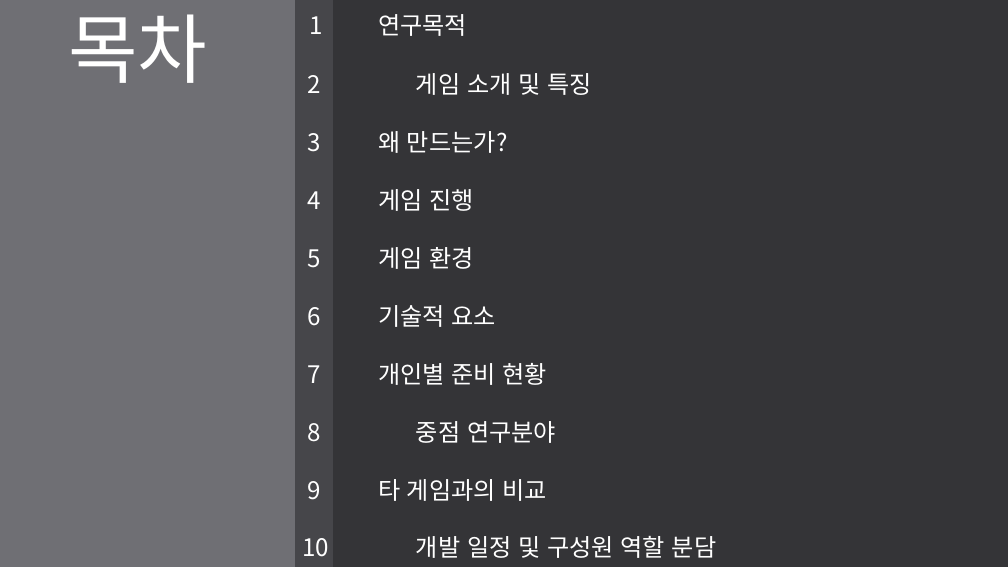
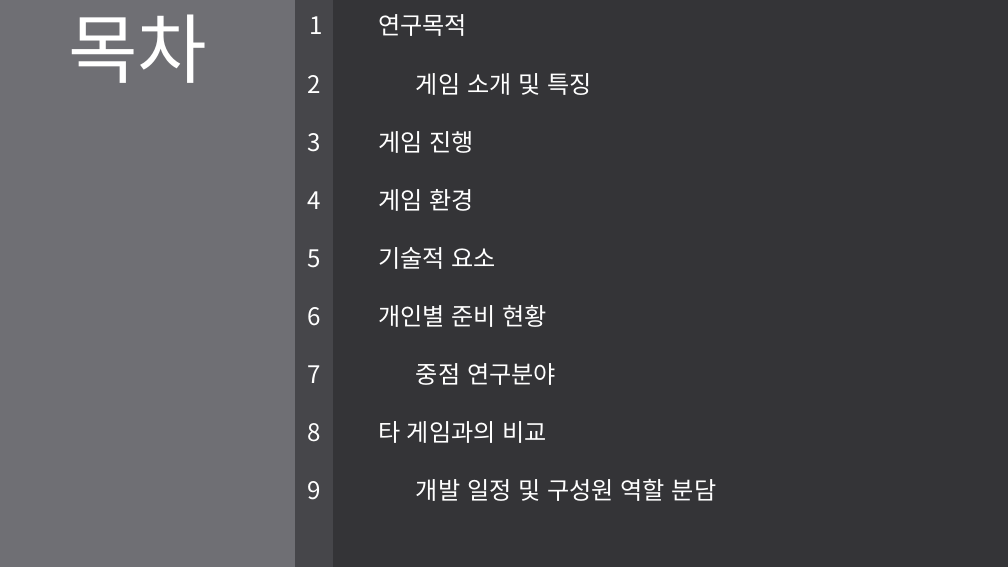
Before and after one commit to LEGO0937/Our_Project, a slide deck: slide 2 of 기획단계/졸작 제안서_α.pptx. Drawn at 1008x567 pixels with LibreOffice and Linux fonts; fonts in the diff are those of the drawing. Boxes give left, top, right and bottom in pixels: in the first picture for what was removed or moved away, otherwise in the second. Text is boxed around its words. In the diff, an @@ line names an element or a change of style, - is before the commit and + after.

Commit message:
요약수정 왜만드는가 위치수정

```diff
--- a/기획단계/졸작 제안서_α.pptx
+++ b/기획단계/졸작 제안서_α.pptx
@@ text at <box>308,131,716,501</box>: text changed @@
-3 왜 만드는가?
-4 게임 진행
-5 게임 환경
-6 기술적 요소
-7 개인별 준비 현황
-8 중점 연구분야
-9 타 게임과의 비교
-10 개발 일정 및 구성원 역할 분담
+3 게임 진행
+4 게임 환경
+5 기술적 요소
+6 개인별 준비 현황
+7 중점 연구분야
+8 타 게임과의 비교
+9 개발 일정 및 구성원 역할 분담
```
Also in this commit, not shown: 2 other slides changed.
